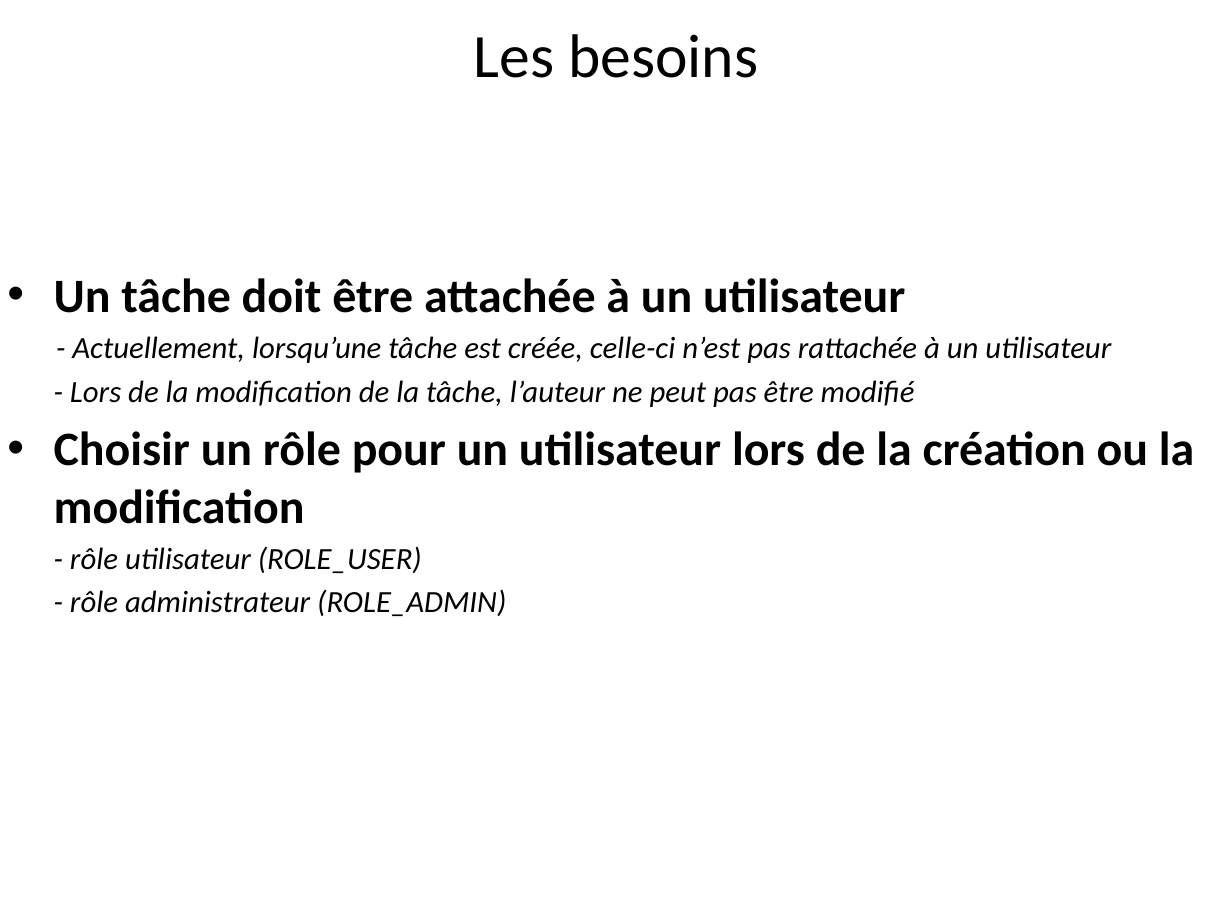
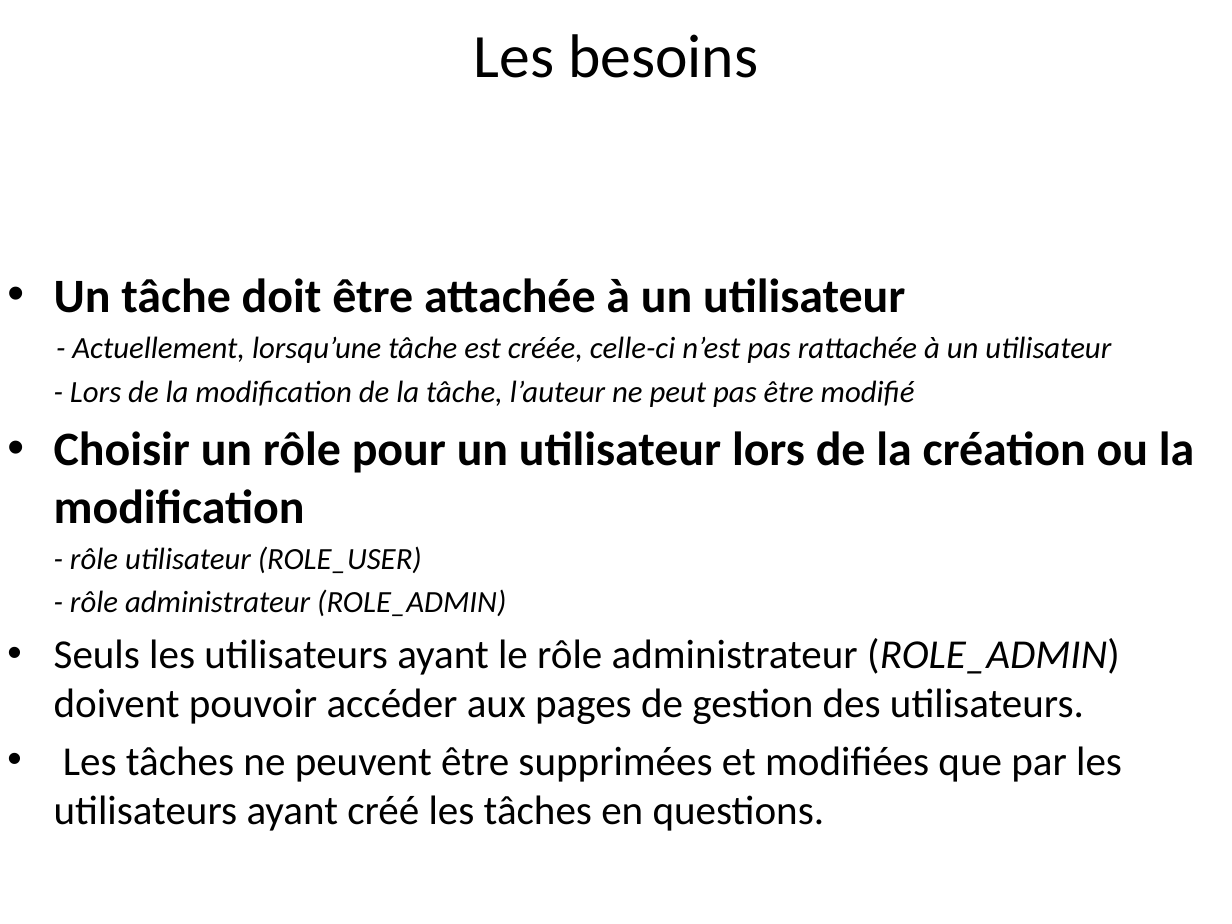
Before and after one commit to yohannzaoui/projet8_ToDo_and_Co, a slide deck: slide 3 of docs/ppt/ToDo&Co.pptx. Drawn at 1232x924 pixels with LibreOffice and Linux fonts; fonts in the diff are those of the drawing. Boxes give left, top, right and bottom in pixels: in the first picture for what was removed or moved away, otherwise in the second. Text is boxed around its words. In the diff, an @@ line names an element or a change of style, - is before the commit and + after.

```diff
--- a/docs/ppt/ToDo&Co.pptx
+++ b/docs/ppt/ToDo&Co.pptx
@@ text at (x1=54, y1=638, x2=1122, y2=831): paragraphs added @@
+• Seuls les utilisateurs ayant le rôle administrateur (ROLE_ADMIN) doivent pouvoir accéder aux pages de gestion des utilisateurs.
+• Les tâches ne peuvent être supprimées et modifiées que par les utilisateurs ayant créé les tâches en questions.
```
Also in this commit, not shown: 1 other slide changed, 12 slides added, 27 slides removed, 3 other files.
